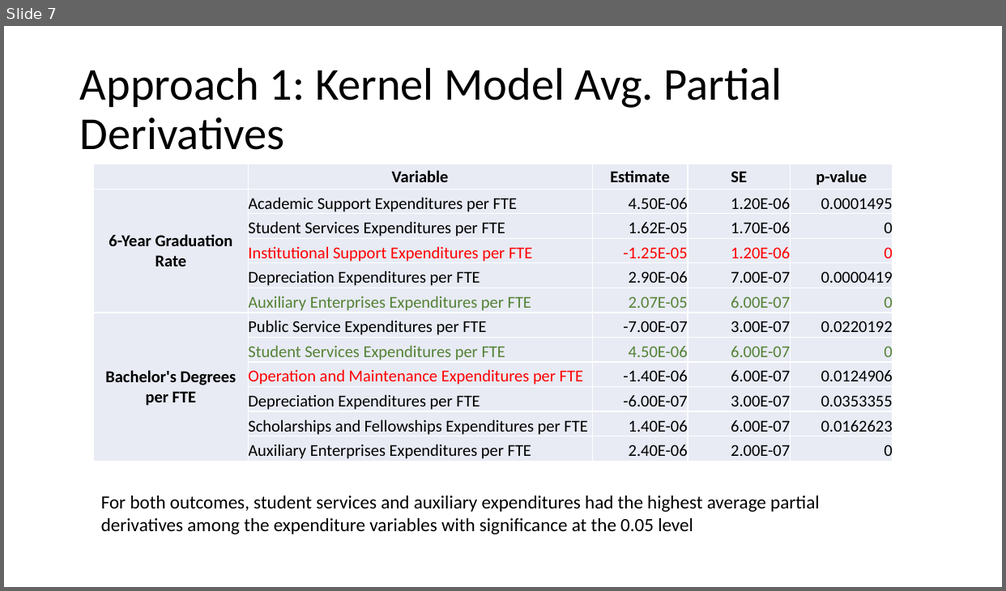
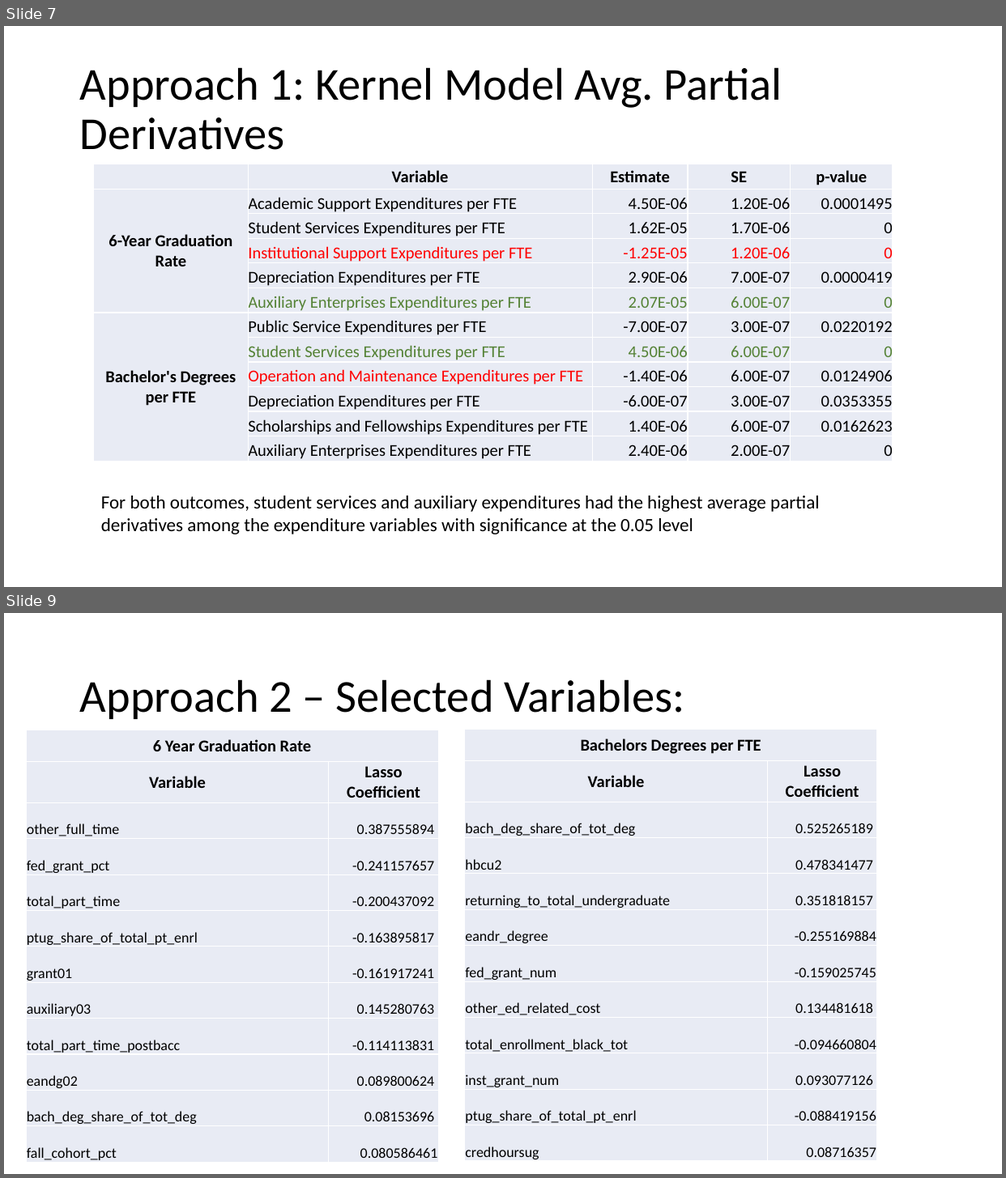
Before and after one commit to duncan-clark/DeltaCostProject_DataAnalysis, a slide deck: reports/18_03_13 Presentation.pptx. Shown one above the other, each under a label of ours: slide 7 before the commit, slides 7 and 9 after it; the slides between them are not shown. The pictures are 1006x591 and 1006x1178 pixels, drawn with LibreOffice and Linux fonts; fonts in the diff are those of the drawing. Boxes give left, top, right and bottom in pixels: in the first picture for what was removed or moved away, otherwise in the second. Text is boxed around its words. In the diff, an @@ line names an element or a change of style, - is before the commit and + after.

Commit message:
lasso variable selection kernel methods

```diff
--- a/reports/18_03_13 Presentation.pptx
+++ b/reports/18_03_13 Presentation.pptx
@@ slide 9 added at [4,613,1002,1174], background #FFFFFF @@
@@ title added at [80,679,684,719], 44 pt, text #000000 @@
+Approach 2 – Selected Variables:
@@ table added at [26,730,437,1164], 12 rows, 2 columns @@
+6 Year Graduation Rate | 
+Variable | Lasso Coefficient
+other_full_time | 0.387555894
+fed_grant_pct | -0.241157657
+total_part_time | -0.200437092
+ptug_share_of_total_pt_enrl | -0.163895817
+grant01 | -0.161917241
+auxiliary03 | 0.145280763
+total_part_time_postbacc | -0.114113831
+eandg02 | 0.089800624
+bach_deg_share_of_tot_deg | 0.08153696
+fall_cohort_pct | 0.080586461
@@ table added at [465,730,877,1163], 12 rows, 2 columns @@
+Bachelors Degrees per FTE | 
+Variable | Lasso Coefficient
+bach_deg_share_of_tot_deg | 0.525265189
+hbcu2 | 0.478341477
+returning_to_total_undergraduate | 0.351818157
+eandr_degree | -0.255169884
+fed_grant_num | -0.159025745
+other_ed_related_cost | 0.134481618
+total_enrollment_black_tot | -0.094660804
+inst_grant_num | 0.093077126
+ptug_share_of_total_pt_enrl | -0.088419156
+credhoursug | 0.08716357
```
Also in this commit, not shown: 2 slides changed, 6 other slides added, 3 other files.
